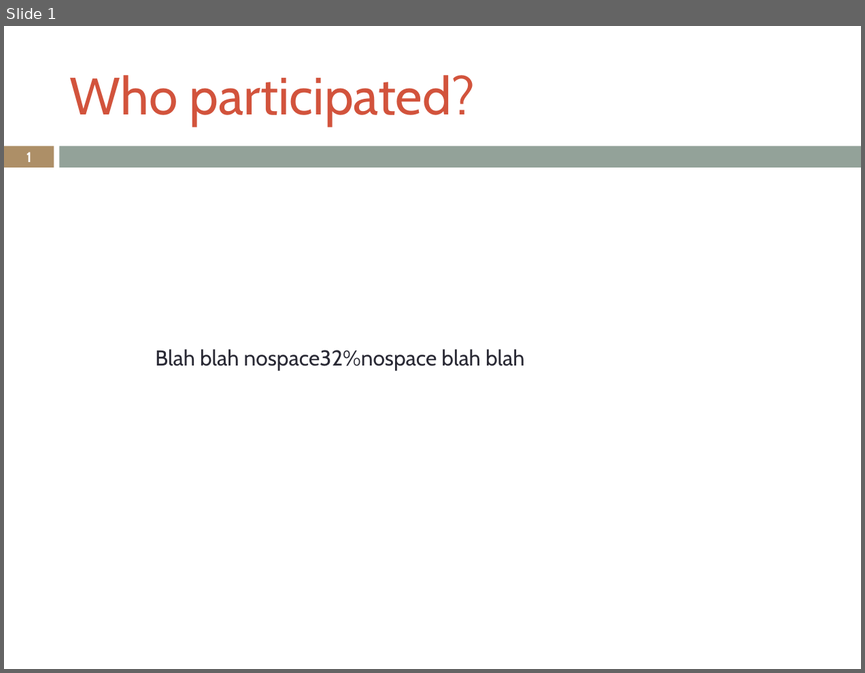
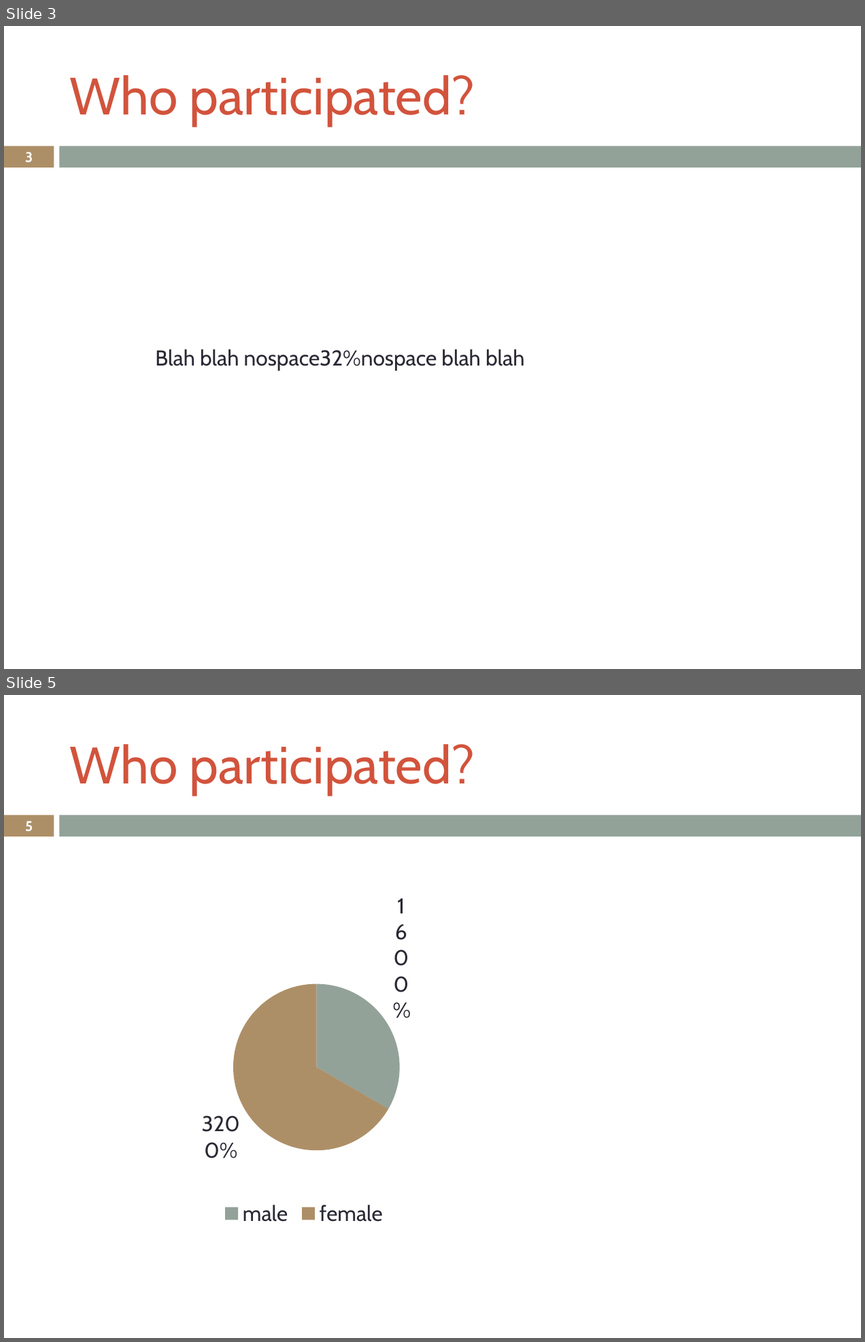
Before and after one commit to LukeSteg/LCABiometric, a slide deck: exampleOutput.pptx. Shown one above the other, each under a label of ours: slide 1 before the commit, slides 3 and 5 after it; the slides between them are not shown. The pictures are 865x673 and 865x1342 pixels, drawn with LibreOffice and Linux fonts; fonts in the diff are those of the drawing. Boxes give left, top, right and bottom in pixels: in the first picture for what was removed or moved away, otherwise in the second. Text is boxed around its words. In the diff, an @@ line names an element or a change of style, - is before the commit and + after.

```diff
--- a/exampleOutput.pptx
+++ b/exampleOutput.pptx
@@ slide 5 added at box(4, 695, 861, 1338), background #FFFFFF; not listed: 2 template elements that a slide beside it also shows @@
@@ title added at box(70, 744, 475, 795), 44 pt, text #D2533C @@
+Who participated?
@@ page number added at box(25, 821, 33, 831), 11.9 pt, text #FFFFFF, bold @@
+5
@@ pie chart added at box(175, 866, 432, 1231) @@
+categories: male, female
+Series 1: 16, 32
@@ what was slide 1 is now slide 3 @@
@@ page number at box(25, 152, 33, 162): text changed @@
-1
+3
```
Also in this commit, not shown: 1 slide changed, 4 other slides added, 5 other files.
